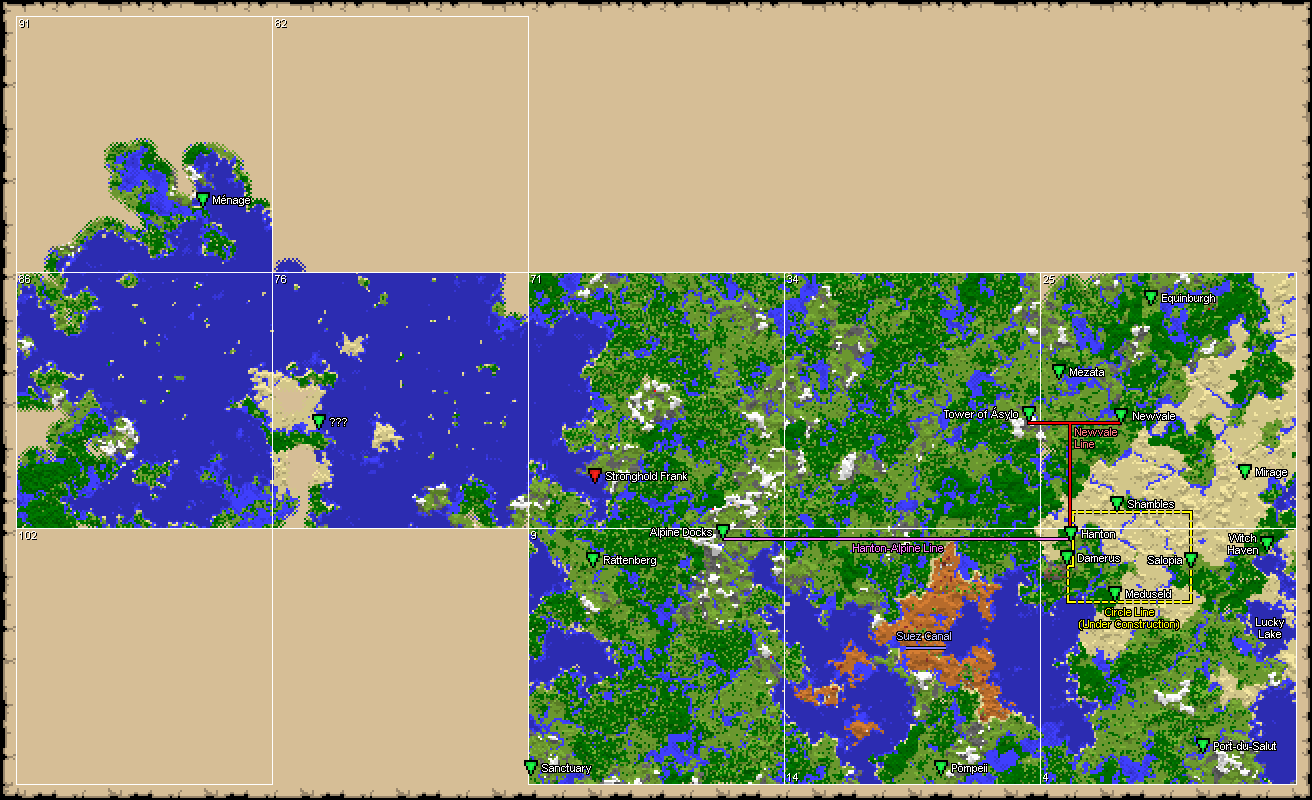
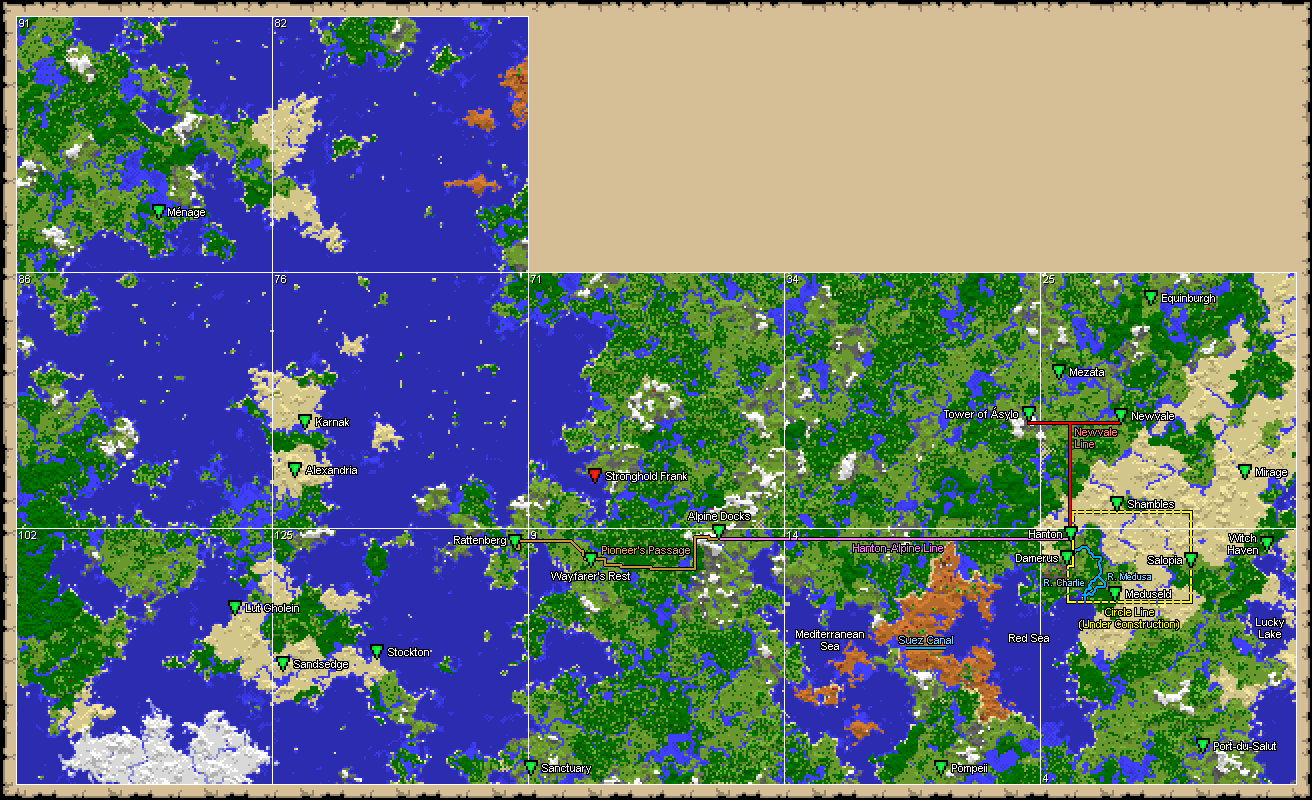
Two versions of the same layered image (1312 x 800). Layer-by-layer changes:
moved "Map Numbers" above "Points" over <box>17,17,1274,785</box>
painted on "Map Number Shadow" over <box>276,532,1049,783</box>
painted on "Text Outline" over <box>167,206,1274,775</box>
painted on "Custom Icons" over <box>152,192,1274,775</box>
added group "Track Labels" with 6 layers in group "Lines" over <box>601,428,1152,631</box>
renamed "Line Text" to "Tracks Text", moved it into group "Track Labels" over <box>602,428,1179,640</box>
renamed "Suez Canal Text" to "Pioneer Passage Text", painted on it over <box>602,546,951,640</box>
renamed "Line Text Shadow" to "Tracks Text Outline", moved it into group "Track Labels", painted on it over <box>601,428,1180,641</box>
added group "Waterway Labels" with 5 layers in group "Lines" over <box>898,572,1152,645</box>
added layer "Waterways Text Outline" in group "Waterway Labels" over <box>898,572,1152,645</box>
renamed "Line Graphics" to "Tracks Graphics", painted on it over <box>516,419,1193,650</box>
added layer "Waterways Graphics" in group "Lines" over <box>906,545,1107,649</box>
moved "Map Outlines" out of group "Map Numbers", painted on it over <box>17,17,1274,785</box>
painted on "map_25.png" over <box>1041,273,1242,478</box>
moved "map_82.png" above "map_91.png", painted on it over <box>273,17,528,272</box>
moved "map_91.png" above "map_102.png", painted on it over <box>17,17,272,272</box>
painted on "map_102.png" over <box>17,529,272,784</box>
added layer "map_125.png" in group "Maps" over <box>272,529,528,784</box>
painted on "map_86.png" over <box>17,273,230,528</box>
painted on "map_76.png" over <box>273,273,528,528</box>
moved "map_14.png" above "map_9.png", painted on it over <box>787,529,1040,782</box>
moved "map_4.png" below "map_9.png", painted on it over <box>1040,529,1274,783</box>
…and 24 more changes (12 added, 8 moved_by, 4 painted, 1 renamed, 2 stack)
